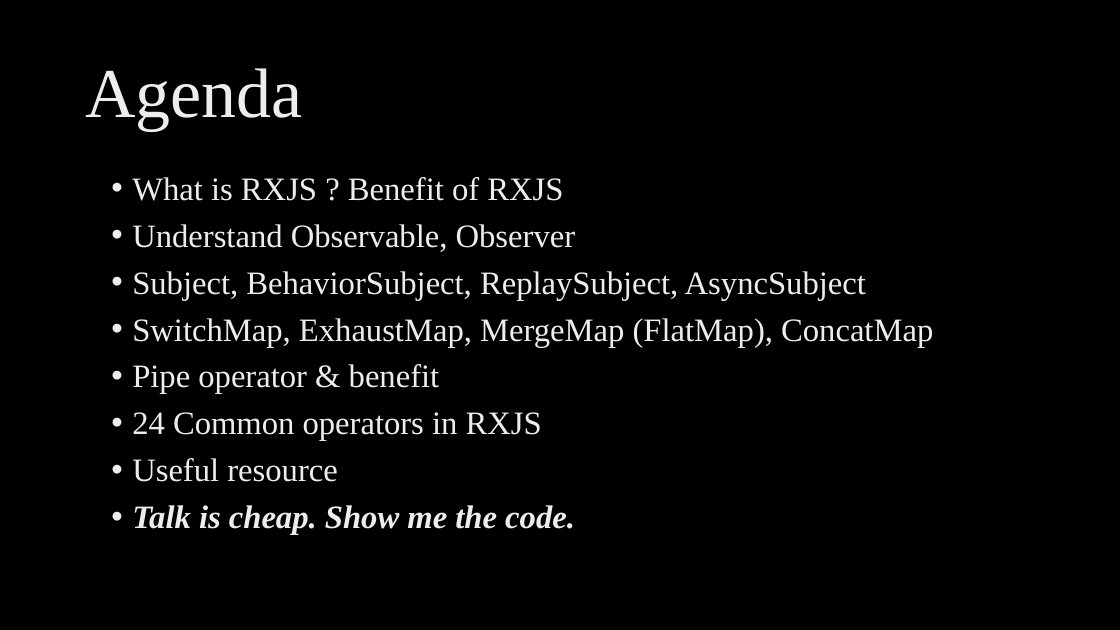
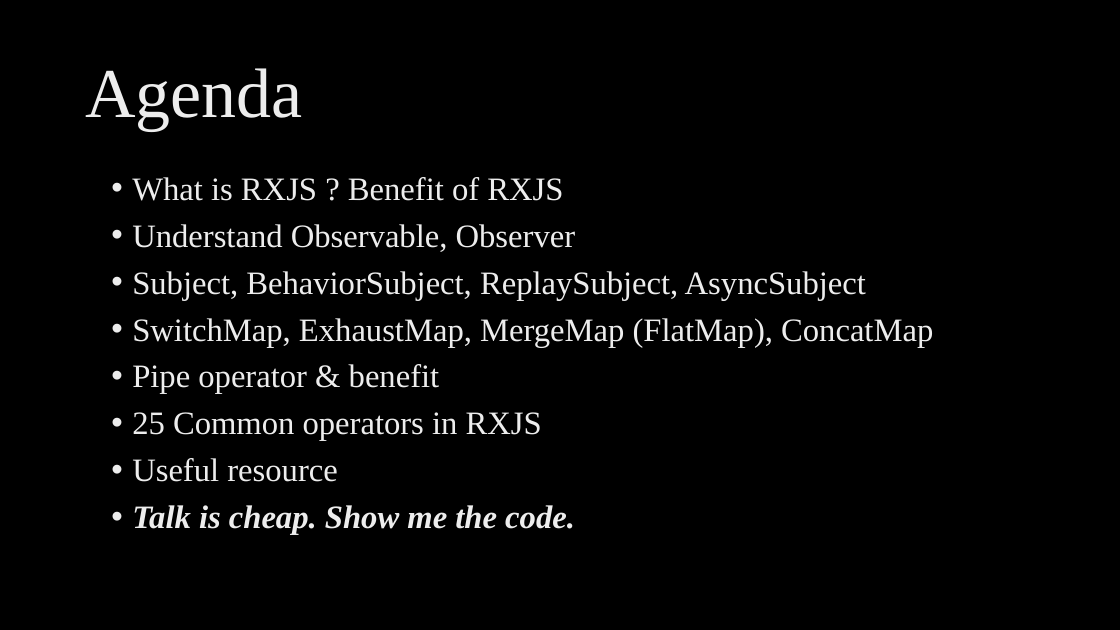
Before and after one commit to ngohungphuc/Presentation, a slide deck: slide 2 of RXJS Make it easy/RXJS Make it easy.pptx. Drawn at 1120x630 pixels with LibreOffice and Linux fonts; fonts in the diff are those of the drawing; background and template pictures are left out. Boxes give left, top, right and bottom in pixels: in the first picture for what was removed or moved away, otherwise in the second. Text is boxed around its words. In the diff, an @@ line names an element or a change of style, - is before the commit and + after.

```diff
--- a/RXJS Make it easy/RXJS Make it easy.pptx
+++ b/RXJS Make it easy/RXJS Make it easy.pptx
@@ text at (132,412,542,441): text changed @@
-• 24 Common operators in RXJS
+• 25 Common operators in RXJS
```
Also in this commit, not shown: 1 other slide changed, 2 slides added, 1 slide removed, 1 other file.
